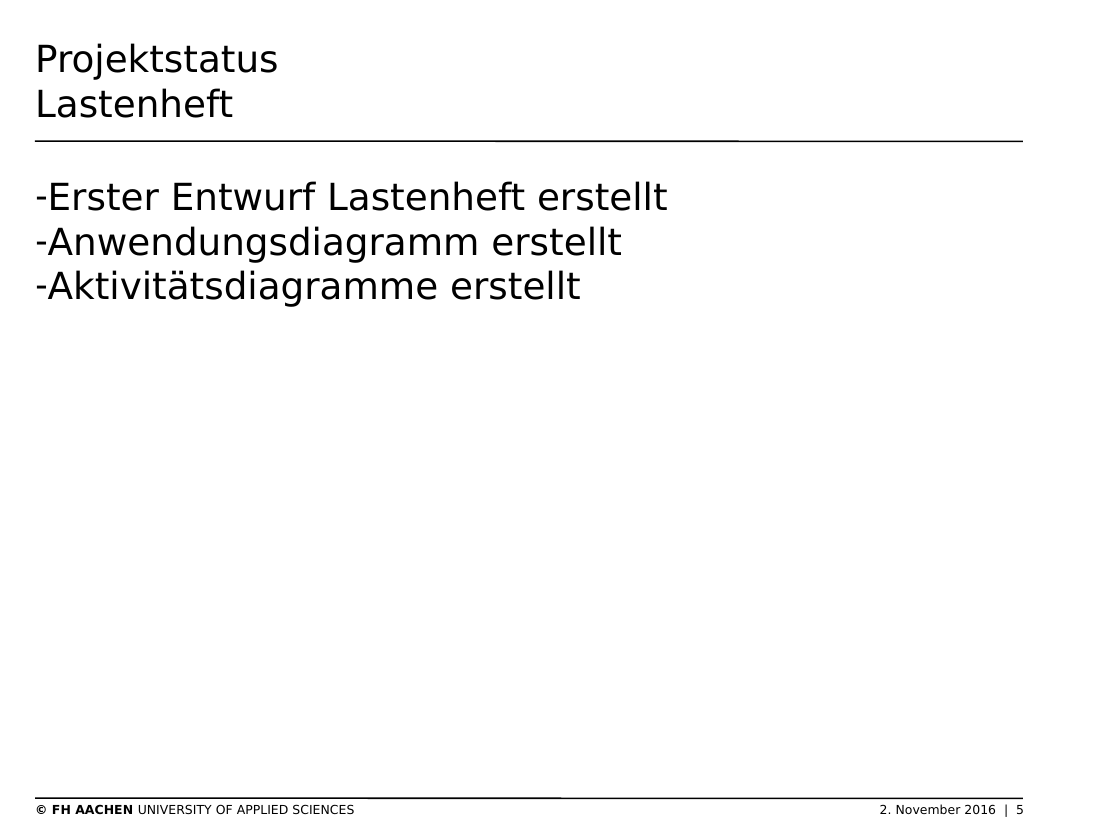
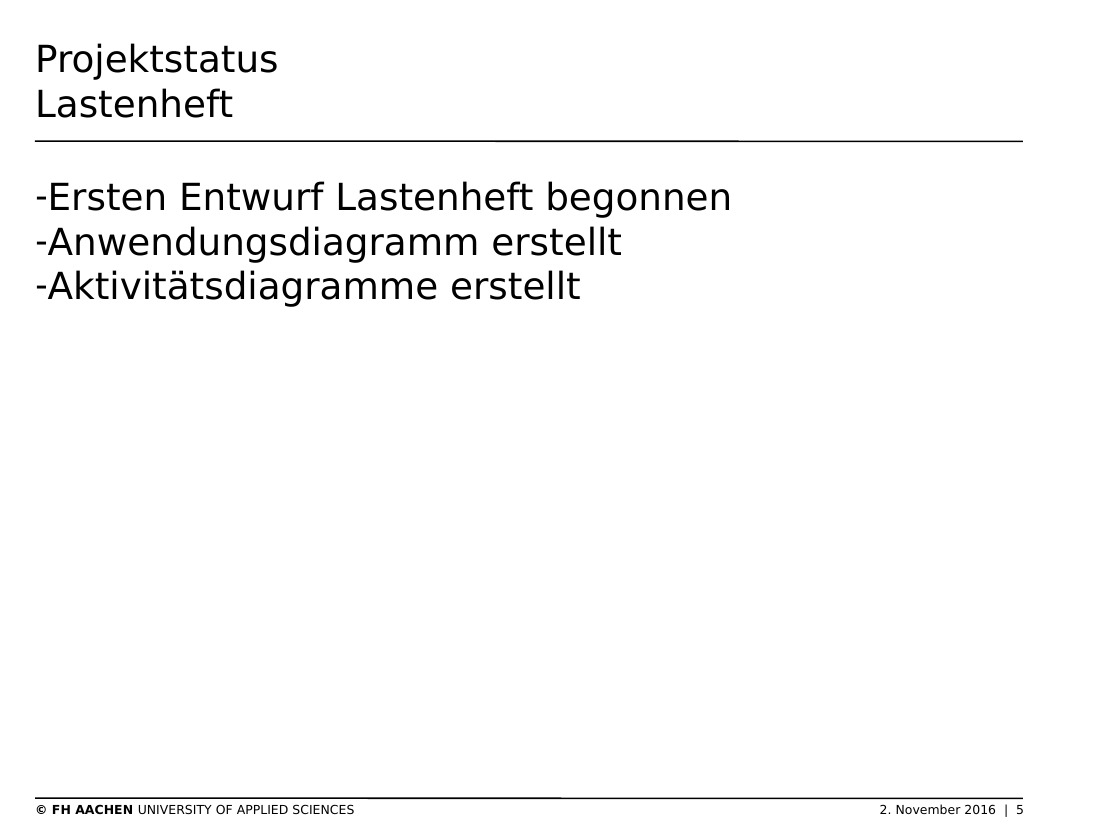
Before and after one commit to thomasgor/swe, a slide deck: slide 5 of Dokumente/Coaching/2016-11-02 Präsentation Projektmgmt.pptx. Drawn at 1120x840 pixels with LibreOffice and Linux fonts; fonts in the diff are those of the drawing; background and template pictures are left out. Boxes give left, top, right and bottom in pixels: in the first picture for what was removed or moved away, otherwise in the second. Text is boxed around its words. In the diff, an @@ line names an element or a change of style, - is before the commit and + after.

Commit message:
Aktualisierung Präsi

```diff
--- a/Dokumente/Coaching/2016-11-02 Präsentation Projektmgmt.pptx
+++ b/Dokumente/Coaching/2016-11-02 Präsentation Projektmgmt.pptx
@@ text at [48, 181, 732, 218]: text changed @@
-– Erster Entwurf Lastenheft erstellt
+– Ersten Entwurf Lastenheft begonnen
```
